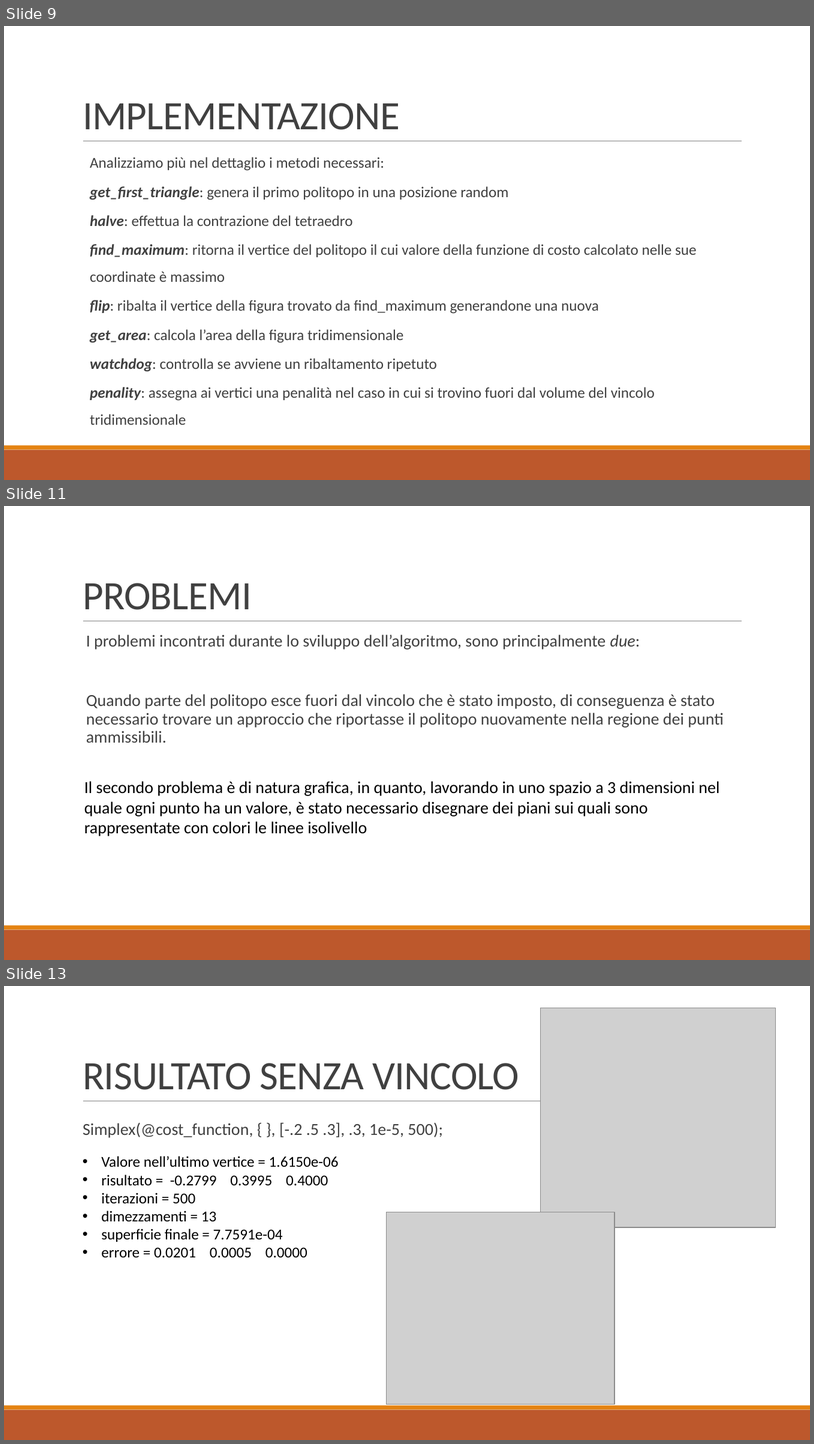
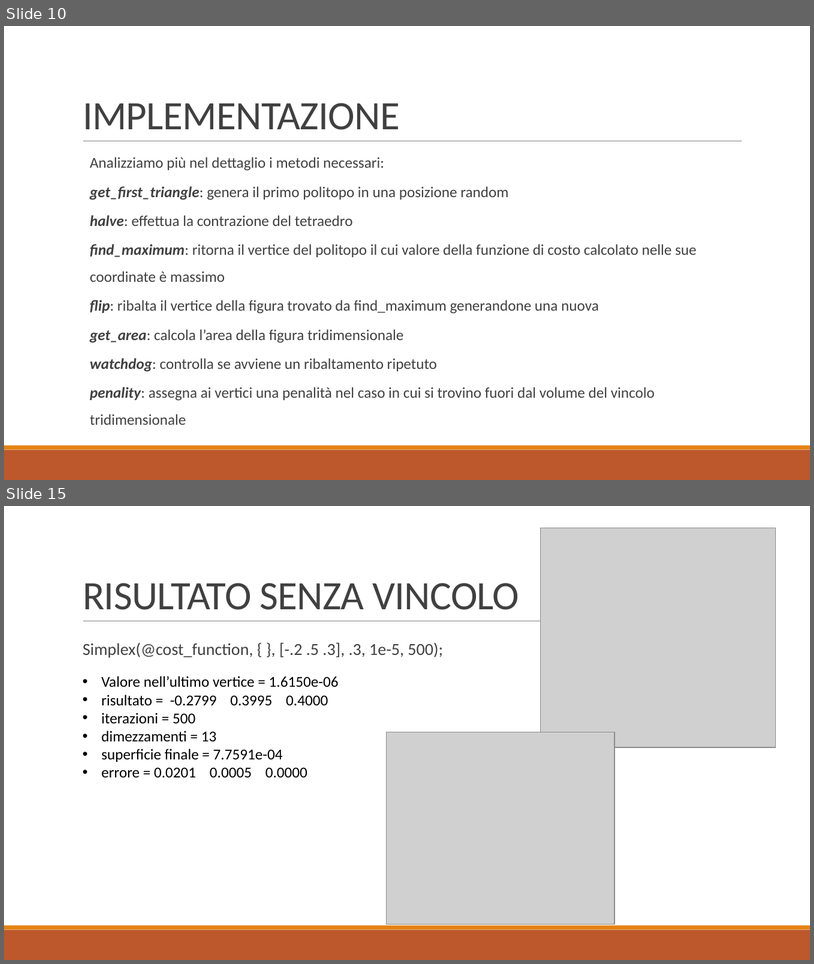
Before and after one commit to baldimario/Simplex, a slide deck: IDENTICAZIONE SISTEMA DI CARICHE PUNTIFORMI DA MISURE DI.pptx. Shown one above the other, each under a label of ours: slides 9, 11 and 13 before the commit, slides 10 and 15 after it; the slides between them are not shown. The pictures are 814x1444 and 814x964 pixels, drawn with LibreOffice and Linux fonts; fonts in the diff are those of the drawing; grey boxes stand for pictures. Boxes give left, top, right and bottom in pixels: in the first picture for what was removed or moved away, otherwise in the second. Text is boxed around its words. In the diff, an @@ line names an element or a change of style, - is before the commit and + after.

```diff
--- a/IDENTICAZIONE SISTEMA DI CARICHE PUNTIFORMI DA MISURE DI.pptx
+++ b/IDENTICAZIONE SISTEMA DI CARICHE PUNTIFORMI DA MISURE DI.pptx
@@ slide 11 removed at (4,506,810,960), background #FFFFFF; not listed: 3 template elements that a slide beside it also shows @@
@@ title removed at (83,583,252,610) @@
-PROBLEMI
@@ text removed at (86,634,724,742) @@
-  I problemi incontrati durante lo sviluppo dell’algoritmo, sono principalmente due:
-  Quando parte del politopo esce fuori dal vincolo che è stato imposto, di conseguenza è stato necessario trovare un approccio che riportasse il politopo nuovamente nella regione dei punti ammissibili.
@@ text removed at (84,781,720,836) @@
-Il secondo problema è di natura grafica, in quanto, lavorando in uno spazio a 3 dimensioni nel quale ogni punto ha un valore, è stato necessario disegnare dei piani sui quali sono rappresentate con colori le linee isolivello
@@ what was slide 9 is now slide 10 @@
@@ what was slide 13 is now slide 15 @@
```
Also in this commit, not shown: 4 slides changed, 4 slides added, 2 other slides removed.
